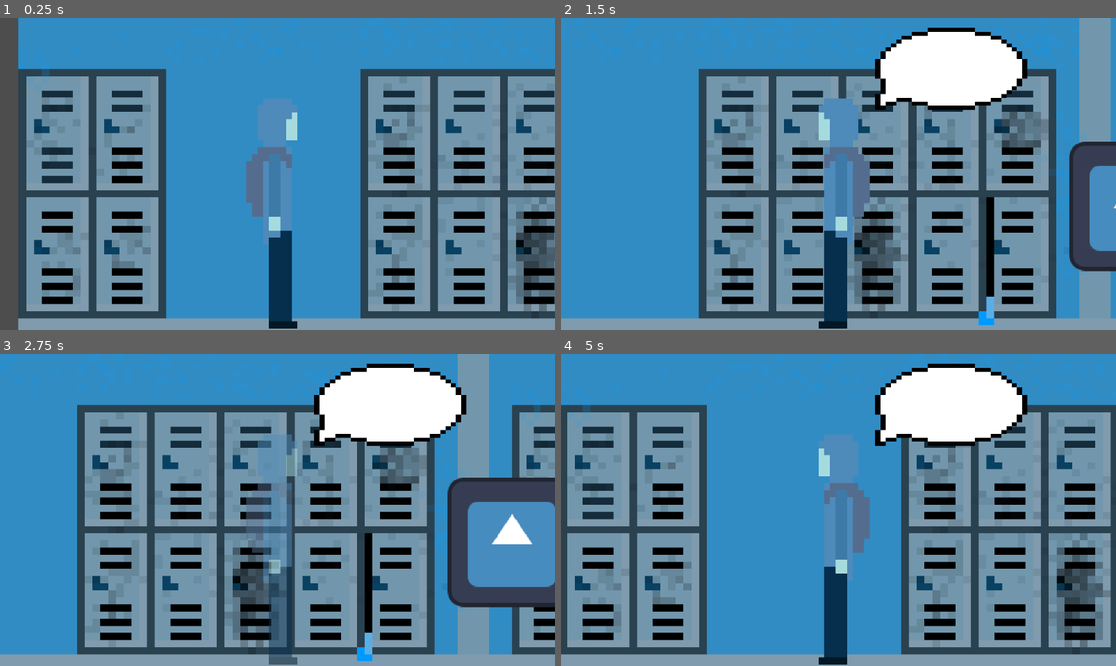
Above: before the commit, frames 1-4 (two rows, left to right).
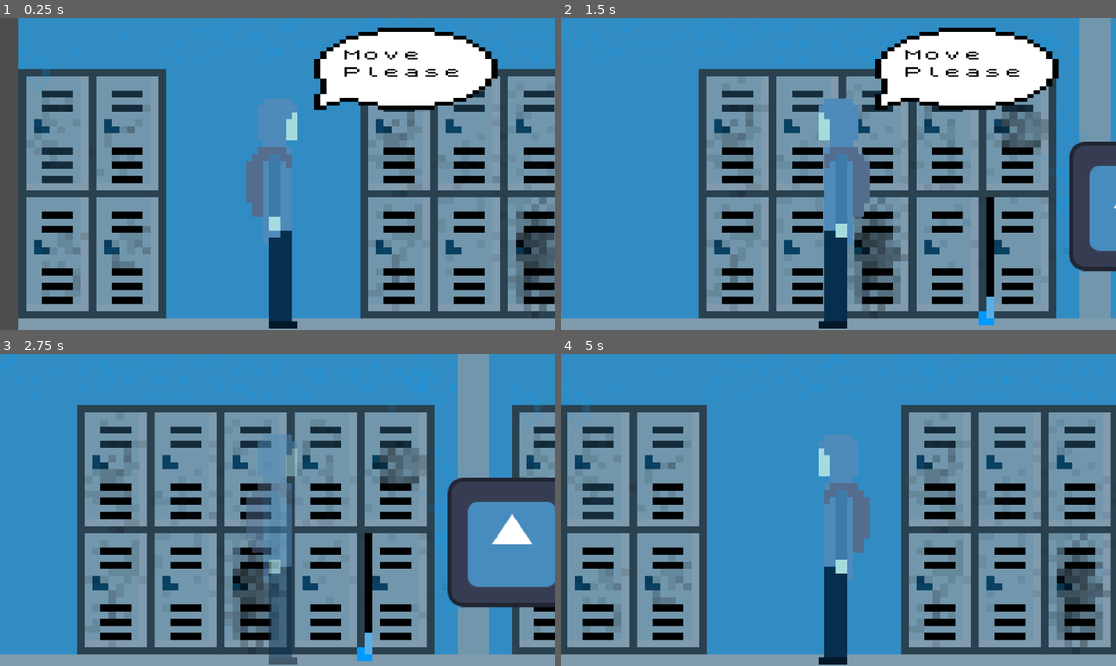
Above: after the commit, the same moments.

Repository: DragonNestKing1/Silent-Shifts
Game: Godot game, scene res://game.tscn
Same seed, same stepped clock (60 frames per second), same inputs: the game is played once before the commit and once after it. The engine's default icon, where the game draws it, is replaced by a stand-in: a white triangle on a blue panel in a dark square.
Inputs:
- Up to frame 1 (0.25 s): no input
- Up to frame 2 (1.5 s): tap Enter at 0.5 s; hold D (right) 0.53-1.28 s; tap E (interact) at 0.6, 1.35 s; hold A (left) from 1.28 s (still down)
- Up to frame 3 (2.75 s): release A (left) at 2.03 s; hold D (right) from 2.03 s (still down); tap Space (invisibility toggle) at 2.1 s; tap E (interact) at 2.3 s
- Up to frame 4 (5 s): tap E (interact) at 2.85, 3.6, 4.55 s; release D (right) at 3.53 s; hold A (left) from 3.53 s (still down); tap Space (invisibility toggle) at 4.35 s

The runs differ from the first frame. In frame 1, 7.1% of the frame differs, in the area x 56-90%, y 3-30%; in frame 2, 2.5%; in frame 3, 5.9%; in frame 4, 5.9%.
Error after the commit: Parse Error: Expected indented block after function declaration. (res://obstacle.gd:4)

Commit message:
Text
halfway done implementing the conversing method of travelling the hallways.

Diff:
--- a/CharacterBody2D.gd
+++ b/CharacterBody2D.gd
@@ -3,7 +3,7 @@
 var code_work = true
 var talking_range = false
 @export var speed = 400
-
+@export var chatting_now = false
 
 
 func movement():
@@ -37,6 +37,9 @@
 	# add short dialogue in game, maybe becomes more bubbly with more interactions.
 	if talking_range and Input.is_action_just_pressed("interact"):
 		get_node("Chatbubble").set_visible(true)
+		await get_tree().create_timer(2.0).timeout
+		get_node("Chatbubble").set_visible(false)
+		chatting_now = true
 
 
 func _physics_process(_delta):
--- a/character.tscn
+++ b/character.tscn
@@ -1,17 +1,14 @@
-[gd_scene load_steps=12 format=3 uid="uid://b5fv402jfajl8"]
+[gd_scene load_steps=14 format=3 uid="uid://b5fv402jfajl8"]
 
 [ext_resource type="Script" path="res://CharacterBody2D.gd" id="1_xrbev"]
 [ext_resource type="Texture2D" uid="uid://ruf3mdiv6m8j" path="res://chatbubble.png" id="3_gudef"]
 [ext_resource type="Texture2D" uid="uid://x3agjiaej787" path="res://pixilart-sprite.png" id="3_yexk2"]
+[ext_resource type="FontFile" uid="uid://cttshydfn16t8" path="res://zxSpectrumExpanded.ttf" id="4_lbup2"]
 
 [sub_resource type="RectangleShape2D" id="RectangleShape2D_lpt7e"]
 size = Vector2(64, 240)
 
 [sub_resource type="AtlasTexture" id="AtlasTexture_mt7vk"]
-atlas = ExtResource("3_yexk2")
-region = Rect2(0, 0, 25, 35)
-
-[sub_resource type="AtlasTexture" id="AtlasTexture_otvpd"]
 atlas = ExtResource("3_yexk2")
 region = Rect2(0, 0, 25, 35)
 
@@ -39,9 +36,6 @@
 }, {
 "frames": [{
 "duration": 1.0,
-"texture": SubResource("AtlasTexture_otvpd")
-}, {
-"duration": 1.0,
 "texture": SubResource("AtlasTexture_c025s")
 }, {
 "duration": 1.0,
@@ -58,6 +52,11 @@
 [sub_resource type="RectangleShape2D" id="RectangleShape2D_ijir1"]
 size = Vector2(160, 20)
 
+[sub_resource type="RectangleShape2D" id="RectangleShape2D_4aj4f"]
+
+[sub_resource type="Theme" id="Theme_dd0vt"]
+default_font = ExtResource("4_lbup2")
+
 [node name="CharacterBody2D" type="CharacterBody2D"]
 motion_mode = 1
 script = ExtResource("1_xrbev")
@@ -72,7 +71,7 @@
 [node name="Character" type="AnimatedSprite2D" parent="."]
 scale = Vector2(5.62, 6.9)
 sprite_frames = SubResource("SpriteFrames_2pvw3")
-animation = &"idle"
+animation = &"walk"
 
 [node name="TalkCollision" type="Area2D" parent="."]
 
@@ -81,24 +80,26 @@
 shape = SubResource("RectangleShape2D_ijir1")
 
 [node name="Chatbubble" type="Sprite2D" parent="."]
-visible = false
-position = Vector2(114.125, -134.125)
-scale = Vector2(5.19167, 3.85833)
+position = Vector2(130.125, -134.125)
+scale = Vector2(6.25834, 3.85833)
 texture = ExtResource("3_gudef")
 
-[node name="RichTextLabel" type="RichTextLabel" parent="Chatbubble"]
-anchors_preset = -1
-anchor_left = 0.178
-anchor_top = 0.276
-anchor_right = 0.178
-anchor_bottom = 0.276
-offset_left = -14.9949
-offset_top = -14.9863
-offset_right = 4.0051
-offset_bottom = 2.01374
-size_flags_horizontal = 0
-autowrap_mode = 0
-metadata/_edit_use_anchors_ = true
+[node name="TextSizer" type="Area2D" parent="Chatbubble"]
+
+[node name="CollisionShape2D" type="CollisionShape2D" parent="Chatbubble/TextSizer"]
+position = Vector2(-5.45273, -23.2937)
+scale = Vector2(0.4, 0.4)
+shape = SubResource("RectangleShape2D_4aj4f")
+disabled = true
+
+[node name="RichTextLabel" type="RichTextLabel" parent="Chatbubble/TextSizer/CollisionShape2D"]
+offset_left = -13.0
+offset_top = 41.0
+offset_right = 38.0
+offset_bottom = 82.0
+theme = SubResource("Theme_dd0vt")
+theme_override_colors/default_color = Color(0, 0, 0, 1)
+text = "Move Please"
 
 [connection signal="body_entered" from="TalkCollision" to="." method="body_entered"]
 [connection signal="body_exited" from="TalkCollision" to="." method="body_exited"]
--- /dev/null
+++ b/obstacle.gd
@@ -0,0 +1,4 @@
+extends CharacterBody2D
+# @import chatting_now
+
+func _physics_process(_delta):
--- a/obstacle.tscn
+++ b/obstacle.tscn
@@ -1,14 +1,47 @@
-[gd_scene load_steps=3 format=3 uid="uid://cb4gesb1xua3k"]
+[gd_scene load_steps=8 format=3 uid="uid://cb4gesb1xua3k"]
 
+[ext_resource type="Script" path="res://obstacle.gd" id="1_gh62n"]
 [ext_resource type="Texture2D" uid="uid://cvu7o058eyemm" path="res://icon.svg" id="1_txgjj"]
+[ext_resource type="Texture2D" uid="uid://ruf3mdiv6m8j" path="res://chatbubble.png" id="3_pvahv"]
+[ext_resource type="FontFile" uid="uid://cttshydfn16t8" path="res://zxSpectrumExpanded.ttf" id="4_54ahn"]
 
 [sub_resource type="RectangleShape2D" id="RectangleShape2D_i3omg"]
 size = Vector2(128, 128)
 
+[sub_resource type="RectangleShape2D" id="RectangleShape2D_dho42"]
+
+[sub_resource type="Theme" id="Theme_2dvva"]
+default_font = ExtResource("4_54ahn")
+
 [node name="Obstacle" type="CharacterBody2D"]
+script = ExtResource("1_gh62n")
 
 [node name="Sprite2D" type="Sprite2D" parent="."]
 texture = ExtResource("1_txgjj")
 
 [node name="CollisionShape2D" type="CollisionShape2D" parent="."]
 shape = SubResource("RectangleShape2D_i3omg")
+
+[node name="Chatbubble" type="Sprite2D" parent="."]
+visible = false
+position = Vector2(-128, -128)
+scale = Vector2(6.25834, 3.85833)
+texture = ExtResource("3_pvahv")
+flip_h = true
+
+[node name="TextSizer" type="Area2D" parent="Chatbubble"]
+
+[node name="CollisionShape2D" type="CollisionShape2D" parent="Chatbubble/TextSizer"]
+position = Vector2(-5.45273, -23.2937)
+scale = Vector2(0.4, 0.4)
+shape = SubResource("RectangleShape2D_dho42")
+disabled = true
+
+[node name="RichTextLabel" type="RichTextLabel" parent="Chatbubble/TextSizer/CollisionShape2D"]
+offset_left = -13.0
+offset_top = 41.0
+offset_right = 38.0
+offset_bottom = 82.0
+theme = SubResource("Theme_2dvva")
+theme_override_colors/default_color = Color(0, 0, 0, 1)
+text = "Okay?"
Binary file added: zxSpectrumExpanded.ttf
Not shown, added: zxSpectrumExpanded.ttf.import
